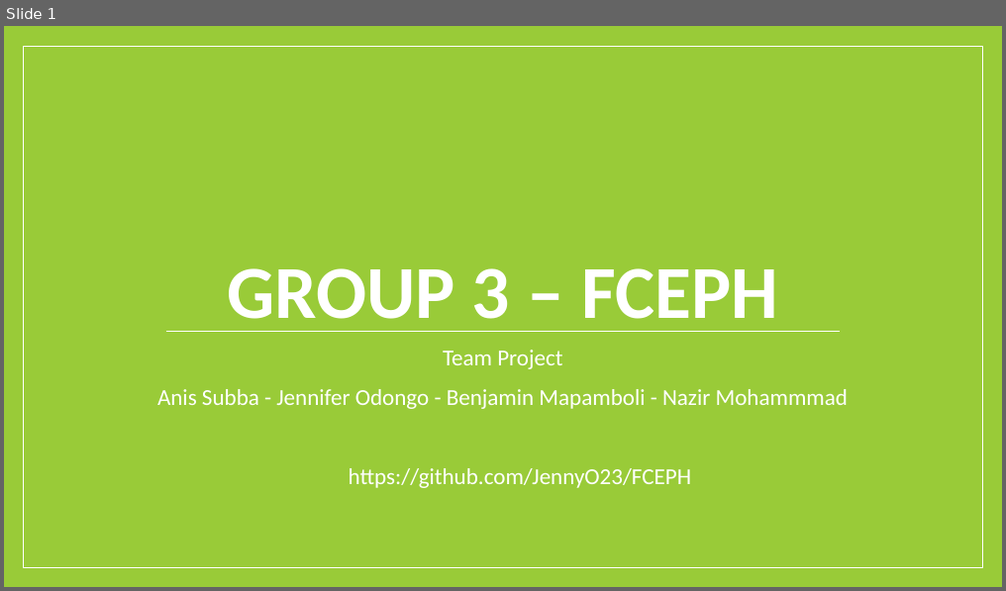
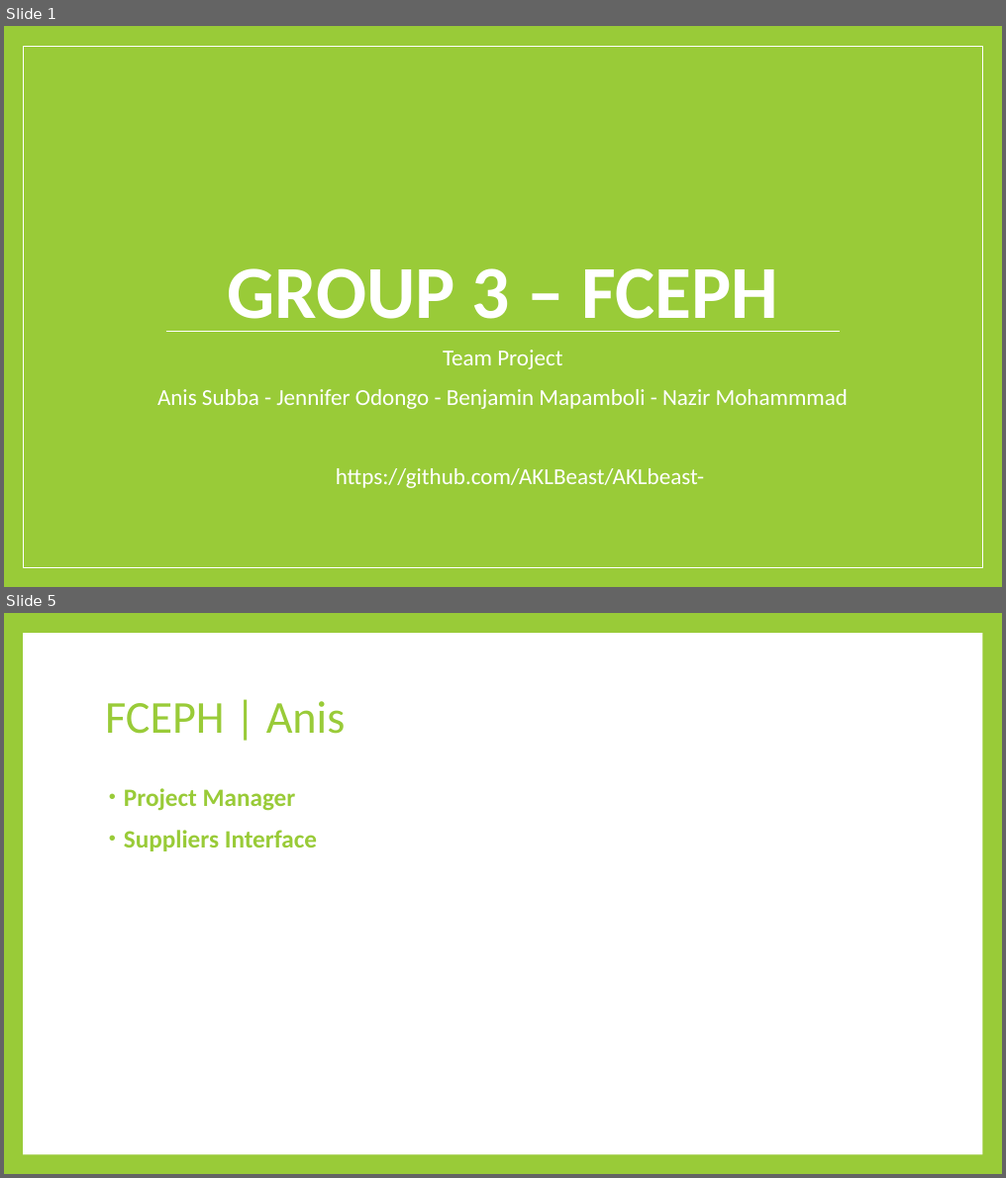
Before and after one commit to AKLBeast/AKLbeast-, a slide deck: Documentation/Group 3 -FCEPH Final.pptx. Shown one above the other, each under a label of ours: slide 1 before the commit, slides 1 and 5 after it; the slides between them are not shown. The pictures are 1006x591 and 1006x1178 pixels, drawn with LibreOffice and Linux fonts; fonts in the diff are those of the drawing. Boxes give left, top, right and bottom in pixels: in the first picture for what was removed or moved away, otherwise in the second. Text is boxed around its words. In the diff, an @@ line names an element or a change of style, - is before the commit and + after.

```diff
--- a/Documentation/Group 3 -FCEPH Final.pptx
+++ b/Documentation/Group 3 -FCEPH Final.pptx
@@ slide 5 added at (x1=4, y1=613, x2=1002, y2=1174), background #99CB38 @@
@@ rectangle added at (x1=23, y1=633, x2=982, y2=1155), fill #FFFFFF @@
@@ title added at (x1=105, y1=701, x2=346, y2=734), 44 pt, text #99CB38 @@
+FCEPH | Anis
@@ text added at (x1=124, y1=788, x2=317, y2=852), 24 pt, text #99CB38, bold @@
+• Project Manager
+• Suppliers Interface
@@ slide 1 changed as well @@
@@ text at (x1=336, y1=469, x2=704, y2=488): text changed @@
-https://github.com/JennyO23/FCEPH
+https://github.com/AKLBeast/AKLbeast-
```
Also in this commit, not shown: 11 other slides added, 4 slides removed.
